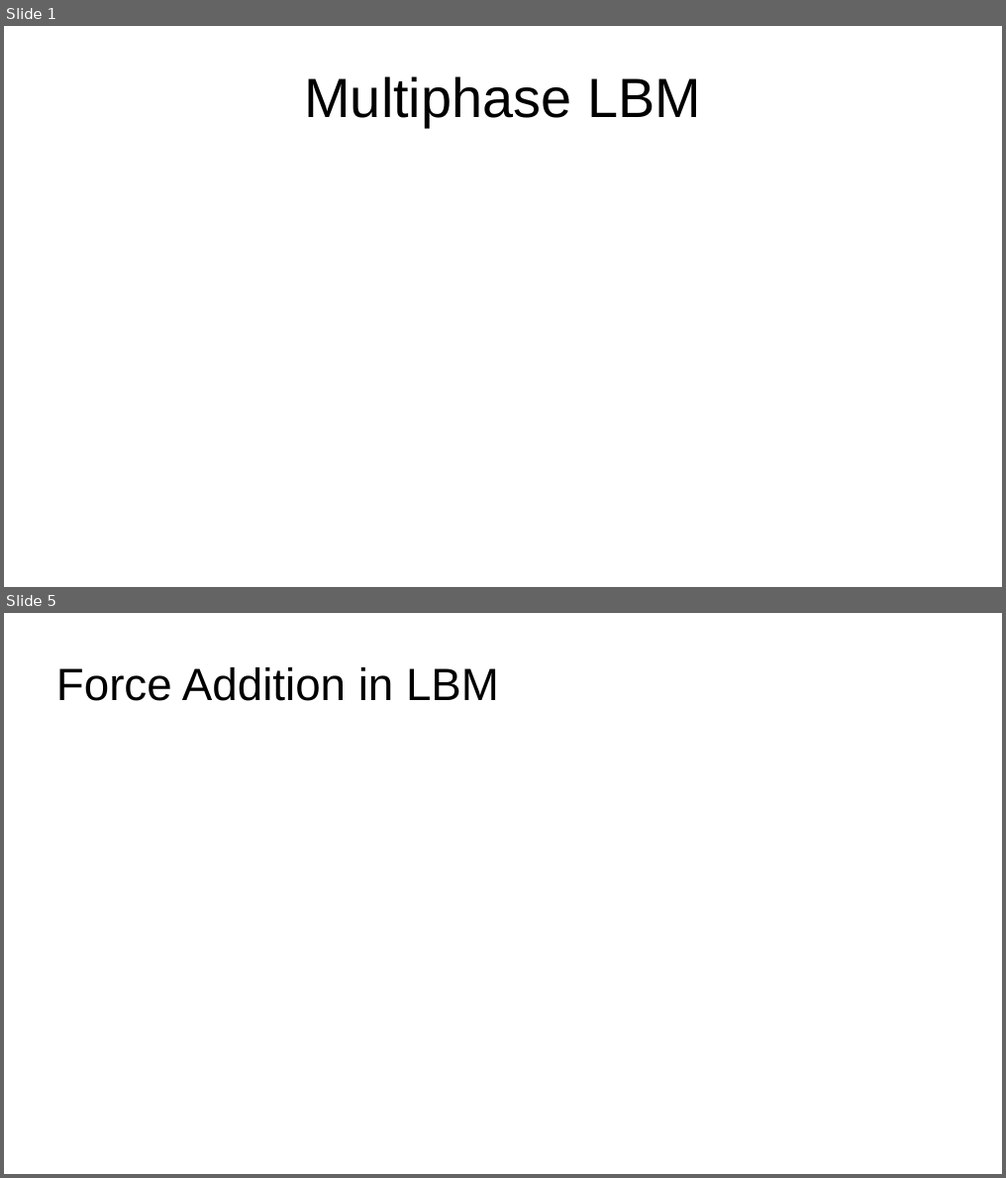
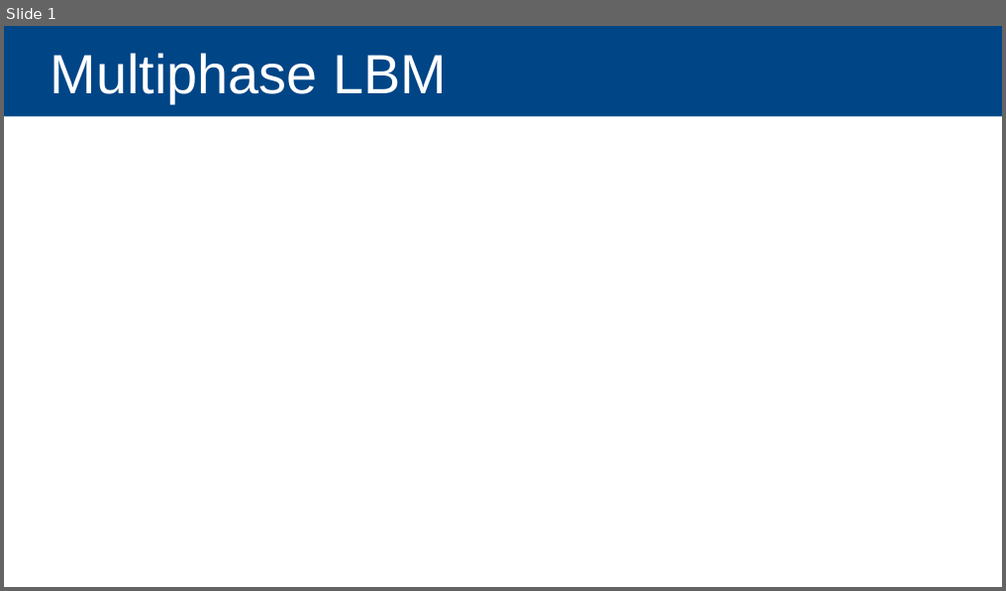
Before and after one commit to Ganesh-Kumar-B/multiphase_ppts, a slide deck: Multiphase_LBM.odp. Shown one above the other, each under a label of ours: slides 1 and 5 before the commit, slide 1 after it; the slides between them are not shown. The pictures are 1006x1178 and 1006x591 pixels, drawn with LibreOffice and Linux fonts; fonts in the diff are those of the drawing. Boxes give left, top, right and bottom in pixels: in the first picture for what was removed or moved away, otherwise in the second. Text is boxed around its words. In the diff, an @@ line names an element or a change of style, - is before the commit and + after.

```diff
--- a/Multiphase_LBM.odp
+++ b/Multiphase_LBM.odp
@@ slide 5 removed at <box>4,613,1002,1174</box>, background #FFFFFF @@
@@ title removed at <box>56,667,499,701</box> @@
-Force Addition in LBM
@@ slide 1 changed as well @@
@@ title "Multiphase LBM": place and size @@
-title "Multiphase LBM" at <box>304,76,701,127</box>
+title "Multiphase LBM" at <box>4,26,1002,116</box>
@@ title "Multiphase LBM" at <box>4,26,1002,116</box>: text colour #000000 to #FFFFFF; alignment centre to left; indent changed; fill none to #004586 @@
```
Also in this commit, not shown: 3 other slides changed, 2 slides added, 1 other slide removed.
